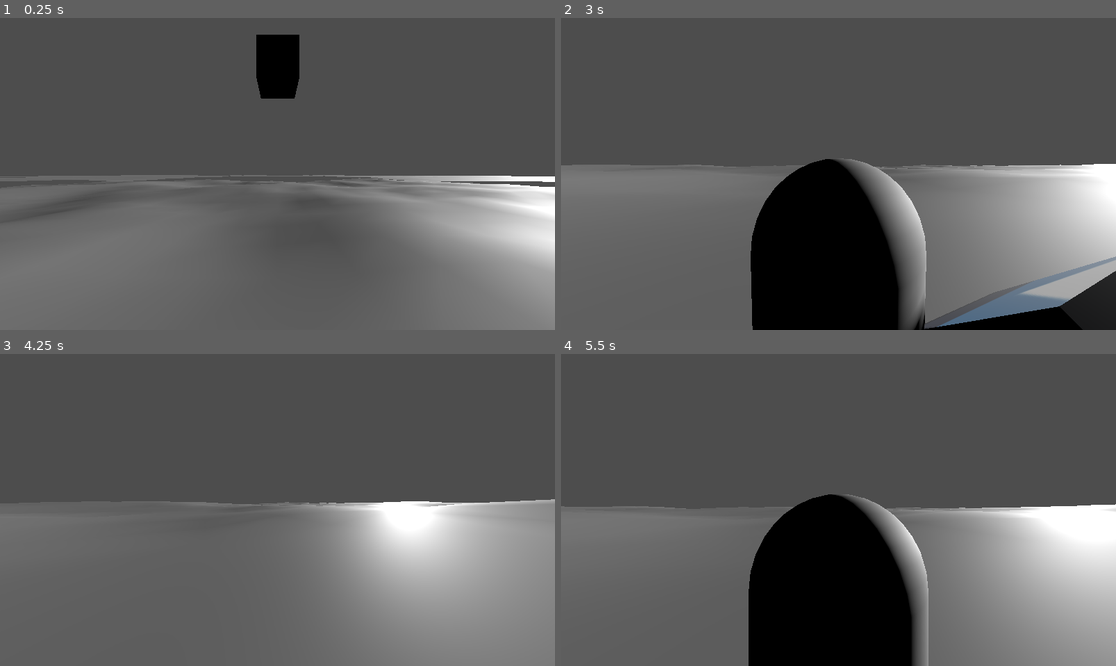
Above: before the commit, frames 1-4 (two rows, left to right).
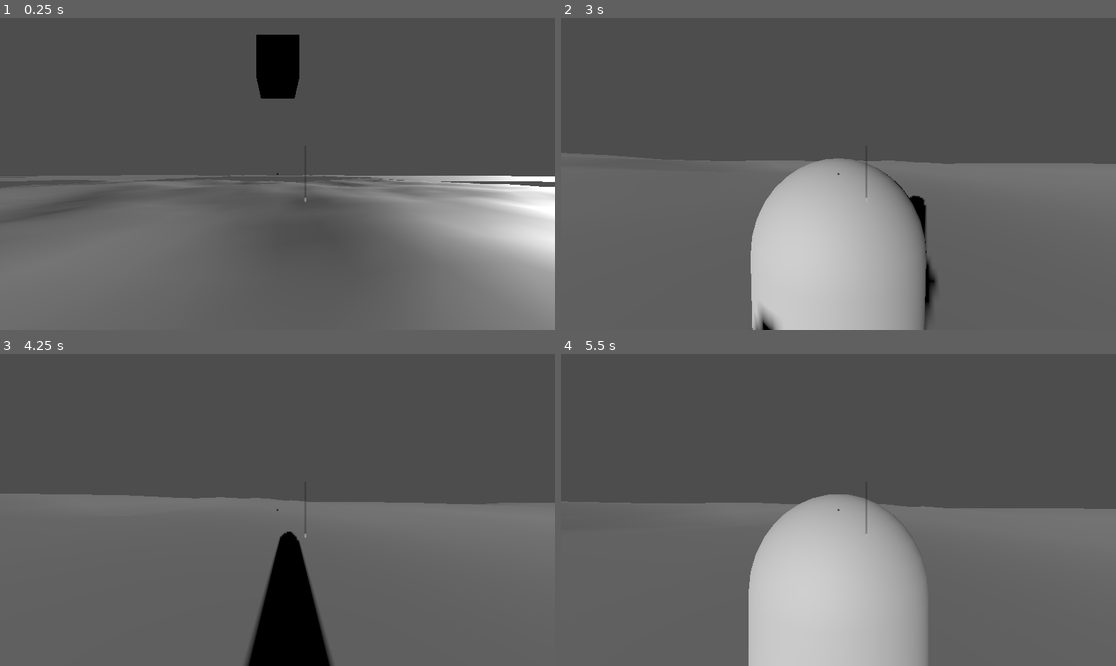
Above: after the commit, the same moments.

Repository: def-sa/delivery-game
Game: Godot game, scene res://scenes/level.tscn
Same seed, same stepped clock (60 frames per second), same inputs: the game is played once before the commit and once after it. The engine's default icon, where the game draws it, is replaced by a stand-in: a white triangle on a blue panel in a dark square.
Inputs (mouse positions are in pixels of both pictures, inside the frame that each line leads up to):
- Up to frame 1 (0.25 s): no input
- Up to frame 2 (3 s): tap Enter (ui_accept) at 0.5, 0.77, 1.52 s; move the mouse to (866, 174) at 0.52 s; hold Mouse wheel up (cam_zoom_in) 0.53-1.28 s; hold W (forward) from 0.53 s (still down); tap Mouse wheel down (cam_zoom_out) at 0.8, 1.35 s; move the mouse to (810, 174) at 1.27 s; click (810, 174) at 1.55 s; move the mouse to (849, 167) at 2.02 s; press the mouse at (849, 167) at 2.03 s; tap R (r) at 2.3, 2.85 s; move the mouse to (832, 180) at 2.77 s; release the mouse at (832, 180) at 2.78 s
- Up to frame 3 (4.25 s): keep holding W (forward); tap Enter (ui_accept) at 3.02, 3.77 s; tap E (interact, bound only after the commit) at 3.05, 3.6 s; move the mouse to (316, 513) at 3.52 s; hold Mouse wheel up (cam_zoom_in) from 3.53 s (still down)
- Up to frame 4 (5.5 s): keep holding W (forward); move the mouse to (794, 506) at 4.27 s; release Mouse wheel up (cam_zoom_in) at 4.28 s; tap Mouse wheel up (cam_zoom_in) at 4.35 s; tap Enter (ui_accept) at 4.52 s; tap Mouse wheel down (cam_zoom_out) at 4.55 s; move the mouse to (844, 510) at 5.02 s; hold Mouse wheel down (cam_zoom_out) from 5.03 s (still down); click (844, 510) at 5.3 s

The runs differ from the first frame. In frame 1, less than 0.1% of the frame differs, in the area x 49-56%, y 49-60%; in frame 2, 30%, in the area x 0-100%, y 43-100%; in frame 3, 25%; in frame 4, 29%.

Commit message:
gui, grabbing (with buffer), perspective rework

Diff:
--- a/project.godot
+++ b/project.godot
@@ -73,3 +73,18 @@
 "events": [Object(InputEventMouseButton,"resource_local_to_scene":false,"resource_name":"","device":-1,"window_id":0,"a …(258 unchanged characters)…
 ]
 }
+interact={
+"deadzone": 0.5,
+"events": [Object(InputEventKey,"resource_local_to_scene":false,"resource_name":"","device":-1,"window_id":0,"alt_pressed":false,"shift_pressed":false,"ctrl_pressed":false,"meta_pressed":false,"pressed":false,"keycode":0,"physical_keycode":69,"key_label":0,"unicode":101,"location":0,"echo":false,"script":null)
+]
+}
+control_grip_in={
+"deadzone": 0.5,
+"events": [Object(InputEventMouseButton,"resource_local_to_scene":false,"resource_name":"","device":-1,"window_id":0,"alt_pressed":false,"shift_pressed":false,"ctrl_pressed":true,"meta_pressed":false,"button_mask":8,"position":Vector2(116, 10),"global_position":Vector2(125, 56),"factor":1.0,"button_index":4,"canceled":false,"pressed":true,"double_click":false,"script":null)
+]
+}
+control_grip_out={
+"deadzone": 0.5,
+"events": [Object(InputEventMouseButton,"resource_local_to_scene":false,"resource_name":"","device":-1,"window_id":0,"alt_pressed":false,"shift_pressed":false,"ctrl_pressed":true,"meta_pressed":false,"button_mask":16,"position":Vector2(84, 16),"global_position":Vector2(93, 62),"factor":1.0,"button_index":5,"canceled":false,"pressed":true,"double_click":false,"script":null)
+]
+}
--- a/scenes/player.tscn
+++ b/scenes/player.tscn
@@ -1,6 +1,8 @@
-[gd_scene load_steps=4 format=3 uid="uid://d0dymr70087q8"]
+[gd_scene load_steps=5 format=3 uid="uid://d0dymr70087q8"]
 
 [ext_resource type="Script" path="res://scripts/player.gd" id="1_v666e"]
+
+[sub_resource type="CanvasItemMaterial" id="CanvasItemMaterial_4dx4g"]
 
 [sub_resource type="CapsuleMesh" id="CapsuleMesh_xqg4r"]
 
@@ -10,6 +12,53 @@
 [node name="Player" type="CharacterBody3D"]
 transform = Transform3D(1, 0, 0, 0, 1, 0, 0, 0, 1, 0, 1.33627, 0)
 script = ExtResource("1_v666e")
+
+[node name="GUI" type="Control" parent="."]
+layout_mode = 3
+anchors_preset = 0
+offset_right = 40.0
+offset_bottom = 40.0
+mouse_filter = 2
+
+[node name="speed_bar" type="ProgressBar" parent="GUI"]
+layout_mode = 1
+anchors_preset = 13
+anchor_left = 0.5
+anchor_right = 0.5
+anchor_bottom = 1.0
+offset_left = 612.0
+offset_top = 265.0
+offset_right = 616.0
+offset_bottom = 342.0
+grow_horizontal = 2
+grow_vertical = 2
+size_flags_horizontal = 4
+mouse_filter = 2
+value = 50.0
+fill_mode = 3
+show_percentage = false
+
+[node name="crosshair" type="Panel" parent="GUI"]
+modulate = Color(0, 0, 0, 1)
+self_modulate = Color(0, 0, 0, 1)
+top_level = true
+z_index = 10
+material = SubResource("CanvasItemMaterial_4dx4g")
+clip_contents = true
+layout_mode = 1
+anchors_preset = 8
+anchor_left = 0.5
+anchor_top = 0.5
+anchor_right = 0.5
+anchor_bottom = 0.5
+offset_left = -2.0
+offset_top = -2.0
+offset_right = 2.0
+offset_bottom = 2.0
+grow_horizontal = 2
+grow_vertical = 2
+size_flags_horizontal = 4
+mouse_filter = 2
 
 [node name="MeshInstance3D" type="MeshInstance3D" parent="."]
 mesh = SubResource("CapsuleMesh_xqg4r")
@@ -28,7 +77,14 @@
 transform = Transform3D(1, 0, 0, 0, 1, 0, 0, 0, 1, 0, 0.0458374, 0)
 
 [node name="ray_interaction" type="RayCast3D" parent="camera_pivot/spring_arm_3d/camera"]
-target_position = Vector3(0, -1, -5)
+auto_translate_mode = 1
+target_position = Vector3(0, 0, -5)
 
 [node name="hand" type="Marker3D" parent="camera_pivot/spring_arm_3d/camera"]
-transform = Transform3D(1, 0, 0, 0, 1, 0, 0, 0, 1, 0, -1, -5)
+transform = Transform3D(2, 0, 0, 0, 2, 0, 0, 0, 2, 0, 0.055, -3.5)
+
+[node name="grab_buffer_timer" type="Timer" parent="camera_pivot/spring_arm_3d/camera"]
+wait_time = 2.0
+one_shot = true
+
+[connection signal="timeout" from="camera_pivot/spring_arm_3d/camera/grab_buffer_timer" to="." method="_on_grab_buffer_timer_timeout"]
--- a/scripts/main.gd
+++ b/scripts/main.gd
@@ -2,25 +2,56 @@
 
 @onready var ray_interaction = $Player/camera_pivot/spring_arm_3d/camera/ray_interaction
 @onready var player_hand = $Player/camera_pivot/spring_arm_3d/camera/hand
-
+@onready var gui_speed_bar = $Player/GUI/speed_bar
+@onready var grab_buffer_timer = $Player/camera_pivot/spring_arm_3d/camera/grab_buffer_timer
 
 var last_obj_hovered: RigidBody3D
 var holding_object:bool = false
+var pull_power = 10
+var max_obj_speed = 4
 
-# Called every frame. 'delta' is the elapsed time since the previous frame.
+func _ready() -> void:
+	gui_speed_bar.value = max_obj_speed
+	Signalbus.grab_buffer_expired.connect(_grab_buffer_expired)
+
 func _process(delta: float) -> void:
 	#handle object outline & holding objects
 	var object = ray_find_obj()
+	print(grab_buffer_timer.time_left)
 
+	#hovering
 	if object != null:
 		object.outline_visible = true
 		last_obj_hovered = object
 
-		if holding_object == true:
-			object.global_position = player_hand.global_position
+		if holding_object:
+			#reset timer jank ass method (?)
+			grab_buffer_timer.start()
+		#if hovering and holding
+	#not hovering
 	else:
+		#holding but not hovering, wait 2 seconds
+		if holding_object:
+			start_buffer_timer()
 		if last_obj_hovered:
 			last_obj_hovered.outline_visible = false
+
+	if last_obj_hovered:
+		if holding_object:
+			var a = last_obj_hovered.global_transform.origin
+			var b = player_hand.global_transform.origin
+			var direction = (b - a).normalized()
+			var distance = (b - a).length()
+
+			var movement_speed = clamp(distance * pull_power, 0, max_obj_speed)
+			last_obj_hovered.linear_velocity = direction * movement_speed
+
+var timer_played_once = false
+func start_buffer_timer():
+	if timer_played_once == false:
+		grab_buffer_timer.start()
+	timer_played_once = true
+
 
 
 #raycast that returns whatever RigidBody3d it collides with
@@ -30,10 +61,27 @@
 		return collider
 
 func _unhandled_input(event: InputEvent) -> void:
+	if event.is_action_pressed("lmb"):
+			holding_object = true
+			if last_obj_hovered:
+				last_obj_hovered.outline_visible = true
 
-	if event.is_action_pressed("lmb"):
-		var object = ray_find_obj()
-		if object != null and object.outline_visible == true:
-			holding_object = true
-		else:
-			holding_object = false
+	if event.is_action_released("lmb"):
+		holding_object = false
+		if last_obj_hovered:
+			last_obj_hovered.outline_visible = false
+
+	if event.is_action_pressed("control_grip_in"):
+		max_obj_speed += 1
+		gui_speed_bar.value = max_obj_speed
+	if event.is_action_pressed("control_grip_out"):
+		max_obj_speed -= 1
+		gui_speed_bar.value = max_obj_speed
+
+func _grab_buffer_expired():
+	timer_played_once = false #reset timer
+
+	if holding_object == true:
+		holding_object = false
+	if last_obj_hovered:
+		last_obj_hovered.outline_visible = false
--- a/scripts/player.gd
+++ b/scripts/player.gd
@@ -8,11 +8,6 @@
 @onready var spring_position = $camera_pivot/spring_arm_3d/spring_position
 @onready var camera = $camera_pivot/spring_arm_3d/camera
 
-#@onready var ray_interaction = $camera_pivot/spring_arm_3d/camera/ray_interaction
-
-#@onready var hand = $camera_pivot/spring_arm_3d/camera/hand
-
-
 var min_zoom_in: int = 0
 var max_zoom_out: int = 30
 
@@ -20,27 +15,10 @@
 var spring_arm_length = min_zoom_in
 
 
-
-
-
-
-## mouse properties
-#var mouse_contro6l = false
-#var mouse_sensitivity = 0.005
-#var invert_y = false
-#var invert_x = false
-#
-## zoom settings
-#var max_zoom = 3.0
-#var min_zoom = 0.4
-#var zoom_speed = 0.09
-#
-#var zoom = 1.5
-
 func _ready() -> void:
 	Input.set_mouse_mode(Input.MOUSE_MODE_CAPTURED)
 	spring_arm.spring_length = -1
-	perspective = "second"
+	#Signalbus.grab_buffer_expired.connect(_on_grab_buffer_timer_timeout)
 
 func _physics_process(delta: float) -> void:
 	# Add the gravity.
@@ -70,29 +48,10 @@
 	camera.fov = Settings.camera_fov
 
 
-
 func _unhandled_input(event: InputEvent) -> void:
 
-
 	if event.is_action_pressed("r"):
-
-
-		# saved spring arm length
-		spring_arm.spring_length = spring_arm_length
-
-		print(perspective)
-		match perspective:
-			"first":
-				spring_arm.spring_length = -1
-				perspective = "second"
-			"second":
-				if spring_arm_length >= 1:
-					camera_pivot.rotation.y = rad_to_deg(180)
-					perspective = "third"
-			"third":
-				if spring_arm_length >= 1:
-					camera_pivot.rotation.y = rad_to_deg(0)
-					perspective = "first"
+		perspective_toggle()
 
 	if event is InputEventMouseMotion and Input.mouse_mode == Input.MOUSE_MODE_CAPTURED:
 
@@ -101,13 +60,41 @@
 
 		camera_pivot.rotation.x -= event.relative.y * Settings.sensitivity/10000.0
 		# -PI/2 = min vertical angle, PI/4 = max vertical angle
-		camera_pivot.rotation.x = clamp(camera_pivot.rotation.x, -PI/2, PI/4)
+		camera_pivot.rotation.x = clamp(camera_pivot.rotation.x, -PI/2, PI/1.75)
+	if not event.is_action_pressed("control_grip_in"):
+		if event.is_action_pressed("cam_zoom_in"):
+			if spring_arm.spring_length >= min_zoom_in:
+				spring_arm.spring_length -= 1
+				spring_arm_length = spring_arm.spring_length
 
-	if event.is_action_pressed("cam_zoom_in"):
-		if spring_arm.spring_length >= min_zoom_in:
-			spring_arm.spring_length -= 1
-			spring_arm_length = spring_arm.spring_length
-	if event.is_action_pressed("cam_zoom_out"):
-		if spring_arm.spring_length <= max_zoom_out:
-			spring_arm.spring_length += 1
-			spring_arm_length = spring_arm.spring_length
+	if not event.is_action_pressed("control_grip_out"):
+		if event.is_action_pressed("cam_zoom_out"):
+			if spring_arm.spring_length <= max_zoom_out:
+				spring_arm.spring_length += 1
+				spring_arm_length = spring_arm.spring_length
+
+
+func perspective_toggle():
+	if spring_arm.spring_length <= 1:
+		perspective = "first"
+		spring_arm_length = 3
+
+	match perspective:
+		"first":
+			camera_pivot.rotation.y = rad_to_deg(180)
+			if spring_arm.spring_length >= 1:
+				perspective = "third"
+				return
+			spring_arm.spring_length = spring_arm_length
+			perspective = "second"
+		"second":
+			spring_arm.spring_length = spring_arm_length
+			camera_pivot.rotation.y = rad_to_deg(0)
+			perspective = "third"
+		"third":
+			spring_arm.spring_length = -1
+			perspective = "first"
+
+
+func _on_grab_buffer_timer_timeout() -> void:
+	Signalbus.grab_buffer_expired.emit()
--- a/scripts/signalbus.gd
+++ b/scripts/signalbus.gd
@@ -2,3 +2,5 @@
 
 signal fov_updated(is_default, value)
 signal sensitivity_updated(is_default, value)
+
+signal grab_buffer_expired()
